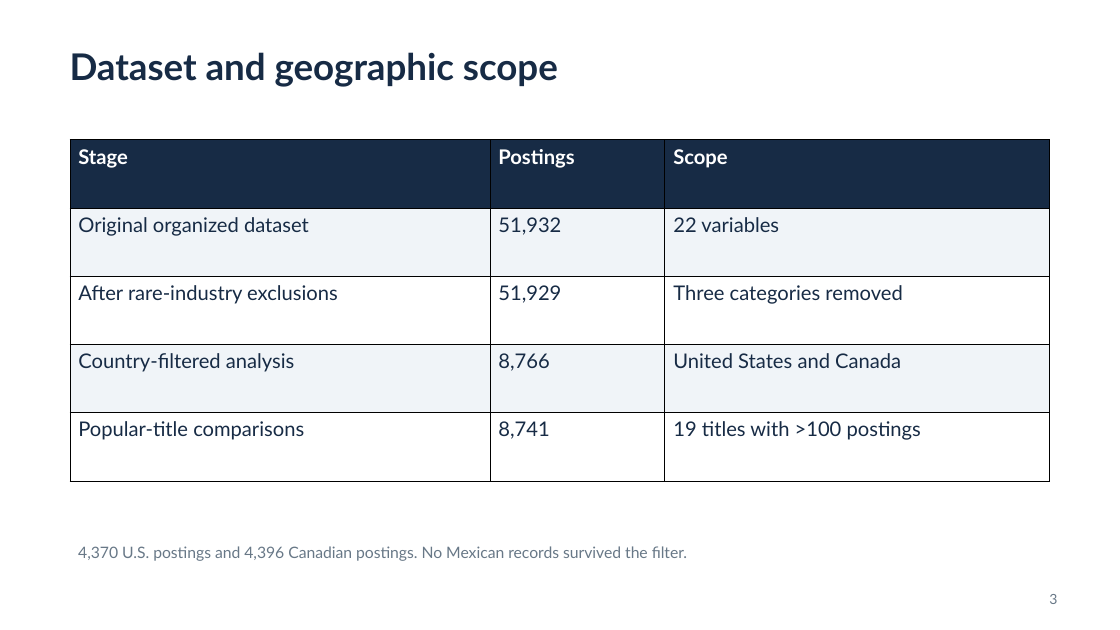
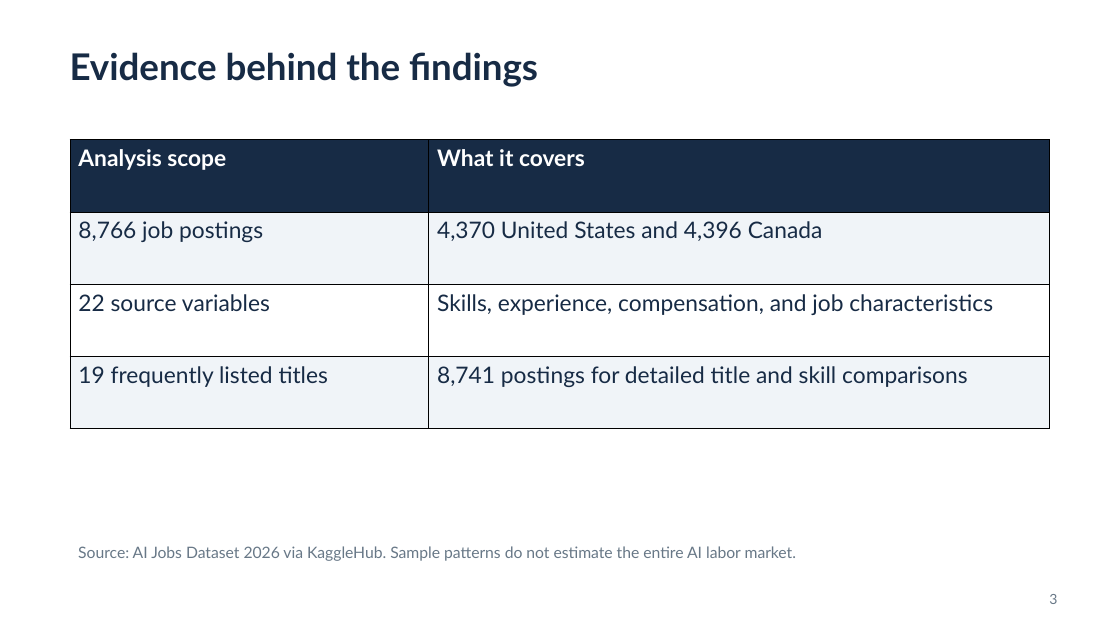
Before and after one commit to BruSalSprouts/ai-job-categories, a slide deck: slide 3 of reports/AI Jobs Project.pptx. Drawn at 1120x630 pixels with LibreOffice and Linux fonts; fonts in the diff are those of the drawing. Boxes give left, top, right and bottom in pixels: in the first picture for what was removed or moved away, otherwise in the second. Text is boxed around its words. In the diff, an @@ line names an element or a change of style, - is before the commit and + after.

```diff
--- a/reports/AI Jobs Project.pptx
+++ b/reports/AI Jobs Project.pptx
@@ text at [70,52,538,87]: text changed @@
-Dataset and geographic scope
+Evidence behind the findings
@@ table at [70,140,1050,429] @@
-Stage | Postings | Scope
-Original organized dataset | 51,932 | 22 variables
-After rare-industry exclusions | 51,929 | Three categories removed
-Country-filtered analysis | 8,766 | United States and Canada
-Popular-title comparisons | 8,741 | 19 titles with >100 postings
+Analysis scope | What it covers
+8,766 job postings | 4,370 United States and 4,396 Canada
+22 source variables | Skills, experience, compensation, and job characteristics
+19 frequently listed titles | 8,741 postings for detailed title and skill comparisons
@@ text at [78,546,796,561]: text changed @@
-4,370 U.S. postings and 4,396 Canadian postings. No Mexican records survived the filter.
+Source: AI Jobs Dataset 2026 via KaggleHub. Sample patterns do not estimate the entire AI labor market.
```
Also in this commit, not shown: 4 other slides changed, 10 slides added, 10 slides removed, 1 other file.
